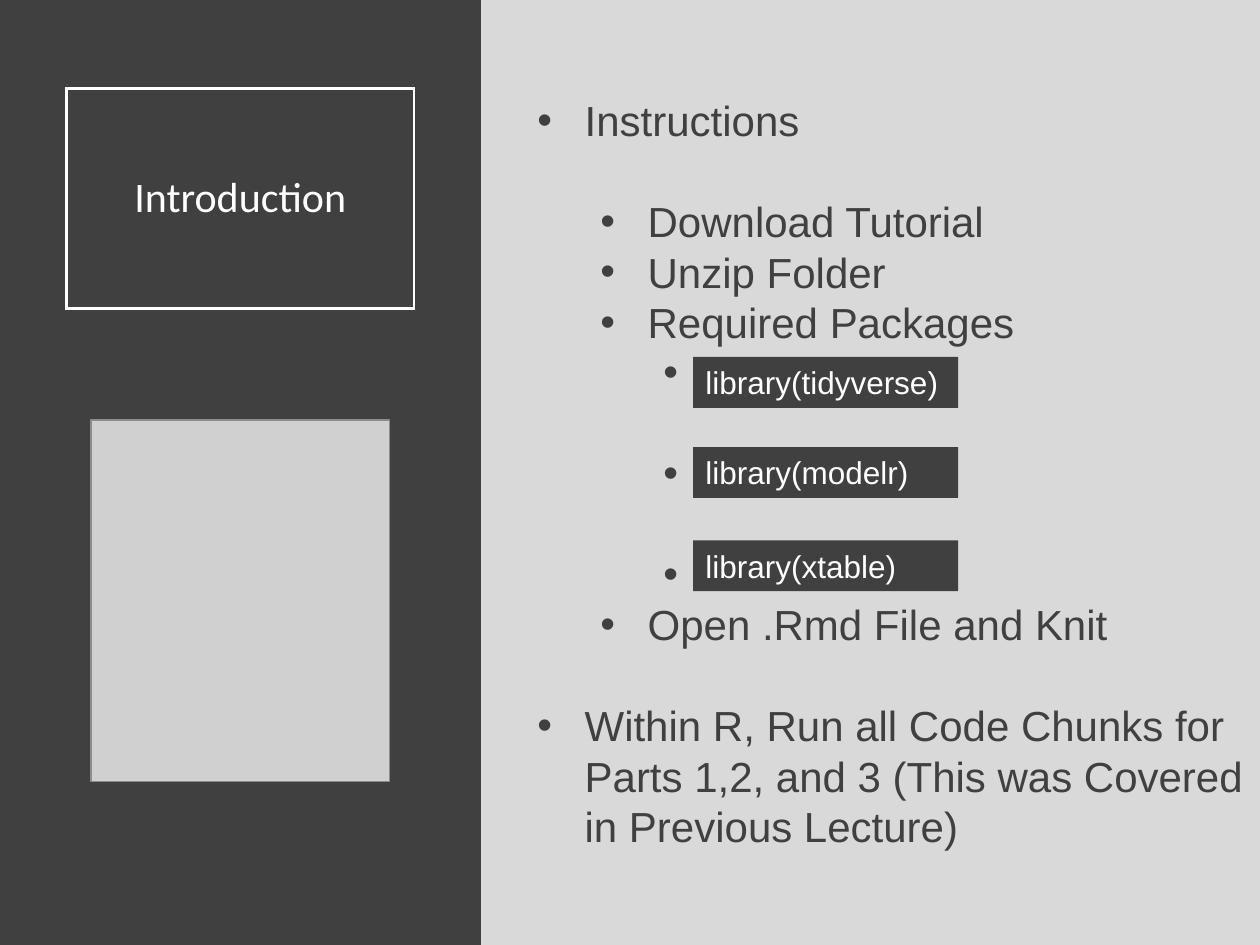
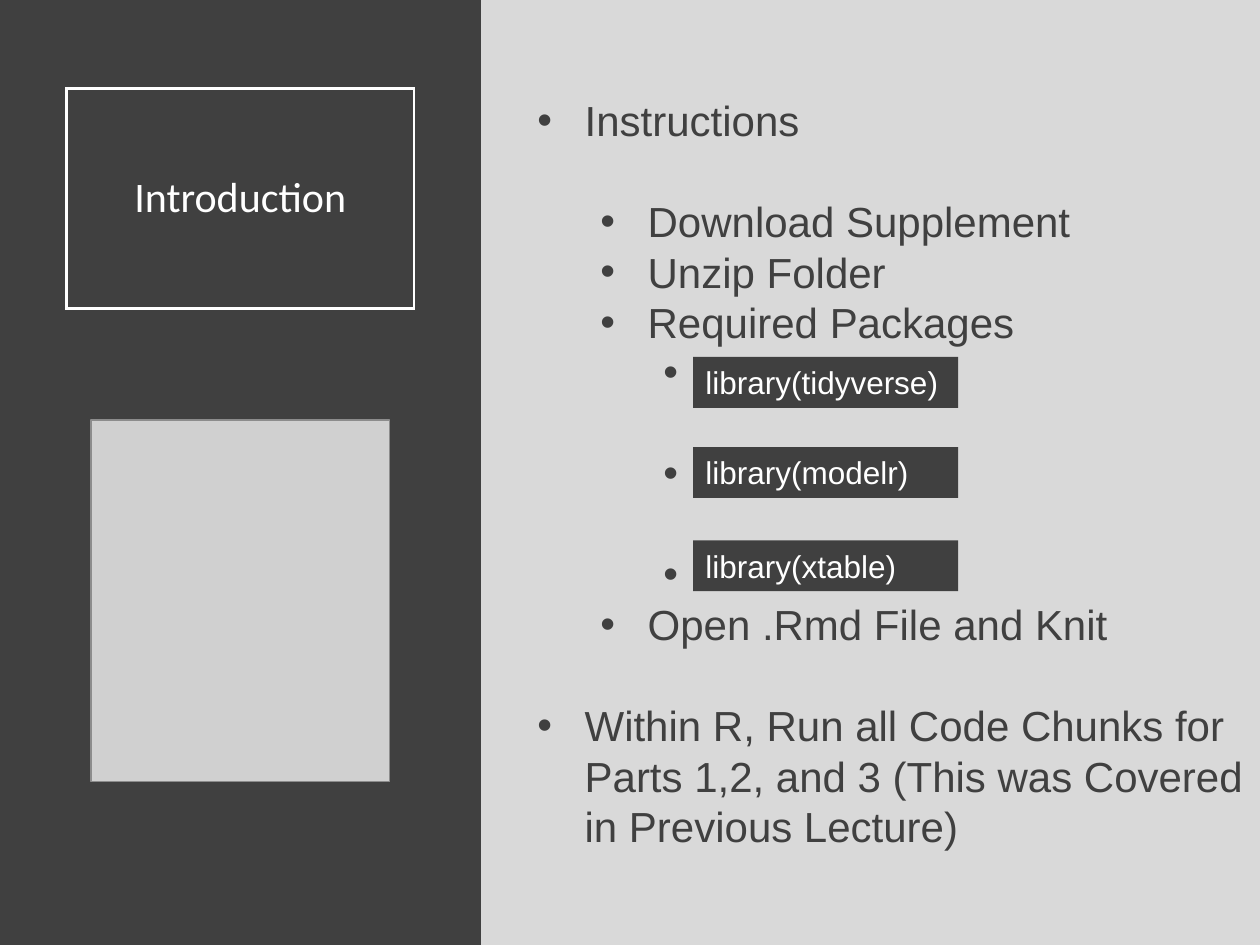
Before and after one commit to SuperMarioGiacomazzo/STOR320_WEBSITE, a slide deck: slide 2 of Lecture/Modeling 3/Modeling_3_Lecture.pptx. Drawn at 1260x945 pixels with LibreOffice and Linux fonts; fonts in the diff are those of the drawing; grey boxes stand for pictures. Boxes give left, top, right and bottom in pixels: in the first picture for what was removed or moved away, otherwise in the second. Text is boxed around its words. In the diff, an @@ line names an element or a change of style, - is before the commit and + after.

```diff
--- a/Lecture/Modeling 3/Modeling_3_Lecture.pptx
+++ b/Lecture/Modeling 3/Modeling_3_Lecture.pptx
@@ text at [648,206,1070,246]: text changed @@
-  • Download Tutorial
+  • Download Supplement
```
Also in this commit, not shown: 5 other files.
